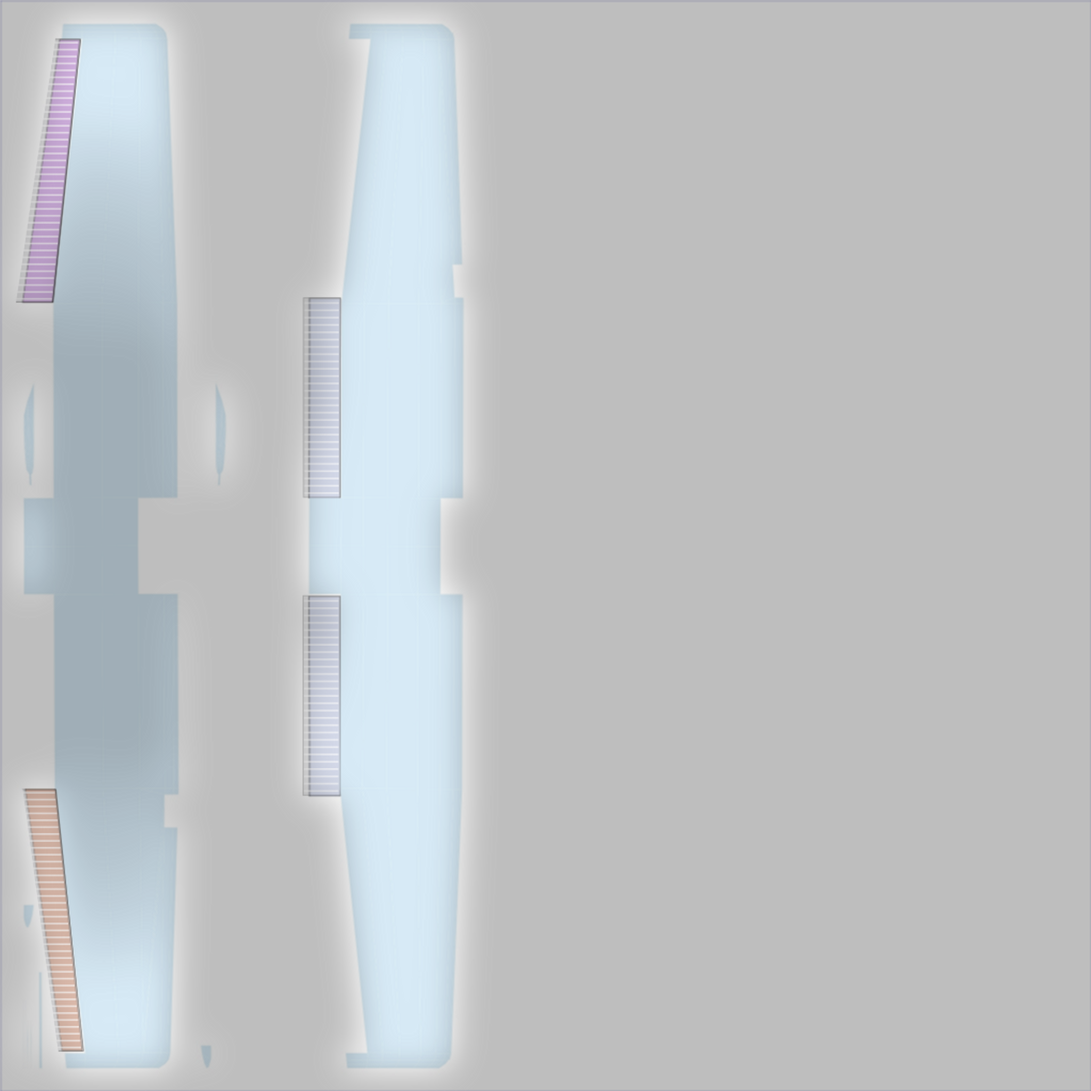
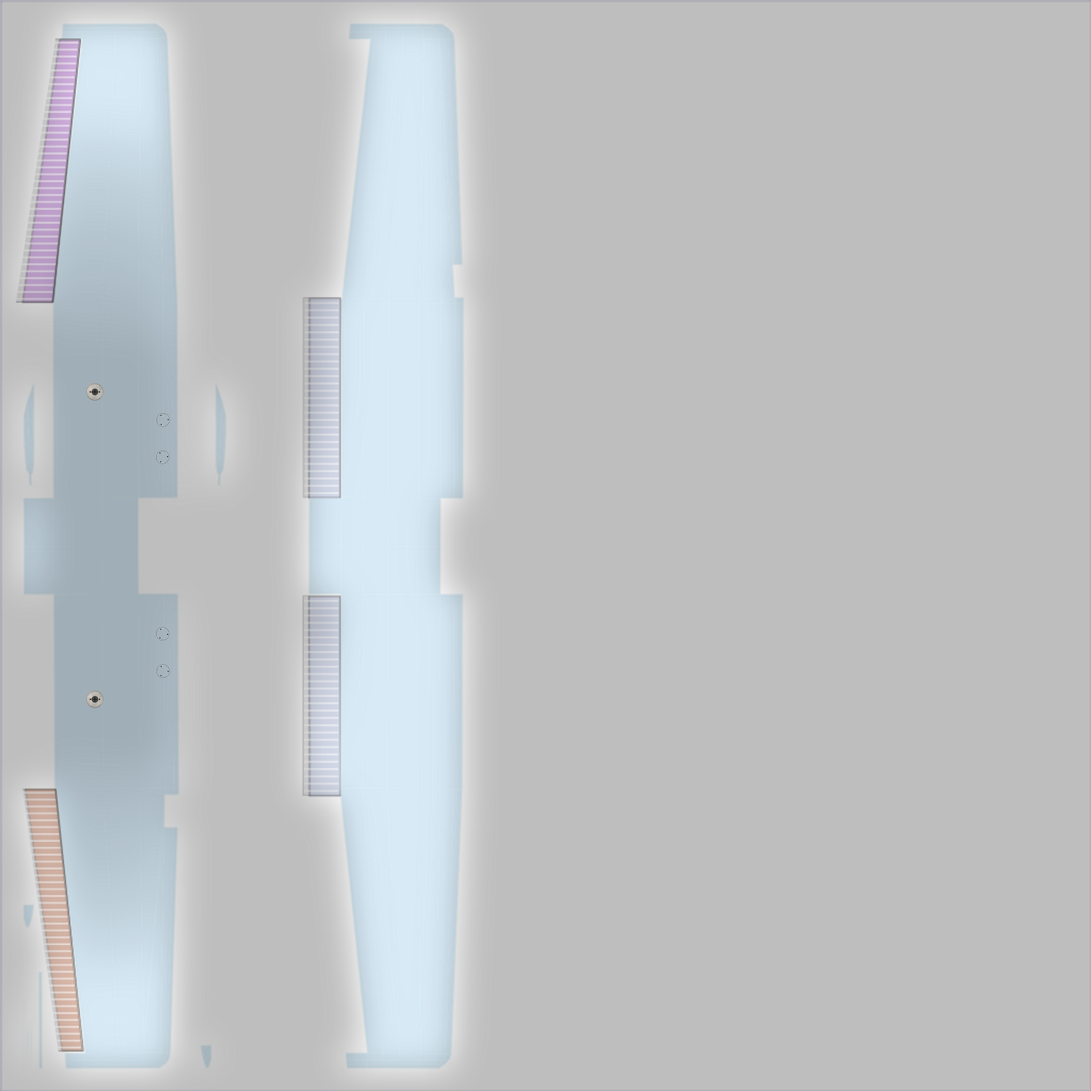
Before/after of a 1091×1091 layered artwork. What changed in the layer stack:
added layer "fuel sump and bottom wing details" above "wing structure" over [86, 383, 171, 709]
